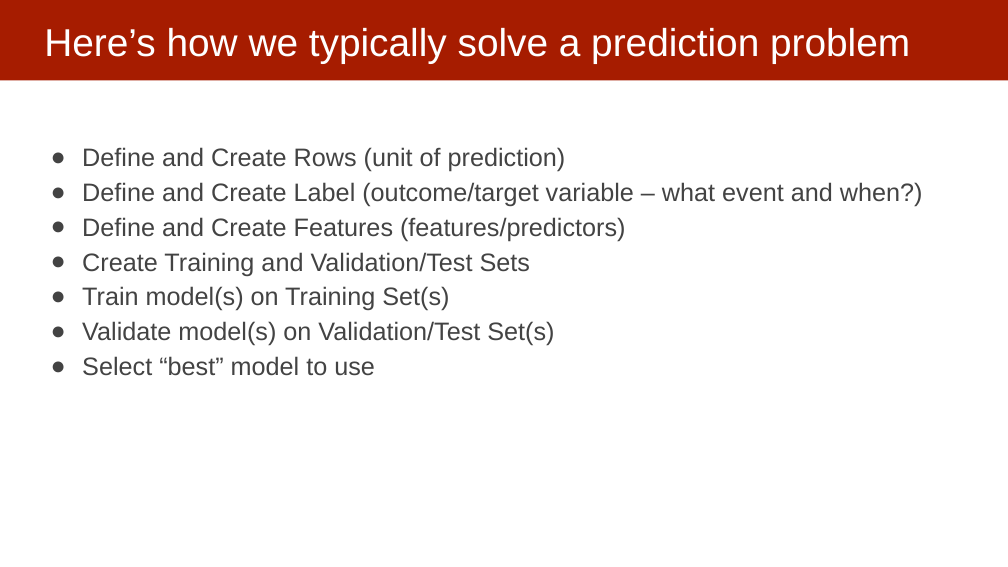
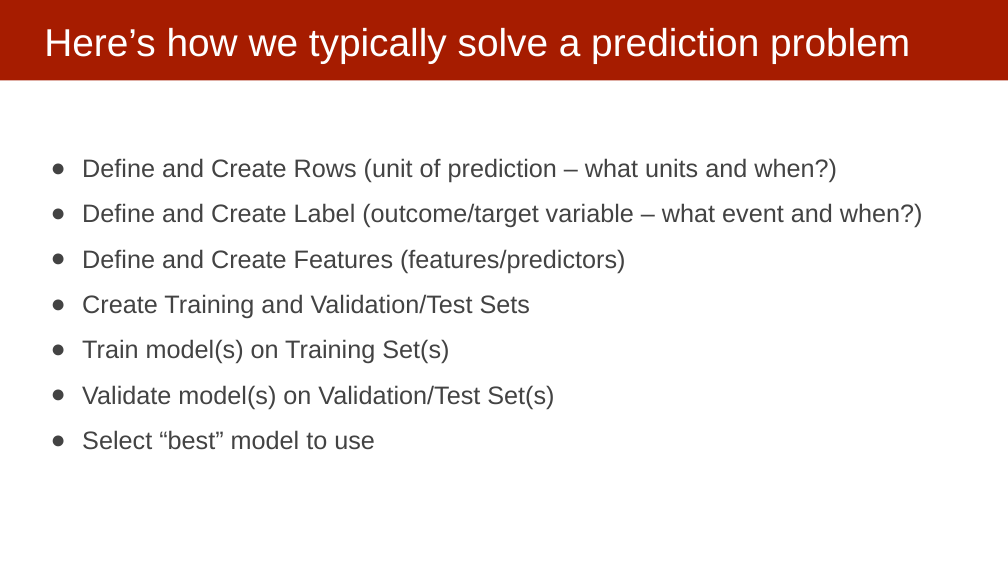
Before and after one commit to dssg/MLinPractice, a slide deck: slide 7 of Lectures/Lecture5-ModelSelection.pptx (slide 8 before the commit). Drawn at 1008x567 pixels with LibreOffice and Linux fonts; fonts in the diff are those of the drawing. Boxes give left, top, right and bottom in pixels: in the first picture for what was removed or moved away, otherwise in the second. Text is boxed around its words. In the diff, an @@ line names an element or a change of style, - is before the commit and + after.

```diff
--- a/Lectures/Lecture5-ModelSelection.pptx
+++ b/Lectures/Lecture5-ModelSelection.pptx
@@ text at [82, 158, 837, 183]: text changed @@
-● Define and Create Rows (unit of prediction)
+● Define and Create Rows (unit of prediction – what units and when?)
@@ text at [82, 203, 923, 450]: line spacing 1.15 to 1.5 @@
```
Also in this commit, not shown: 12 other slides changed, 14 slides added, 3 slides removed, 1 other file.
